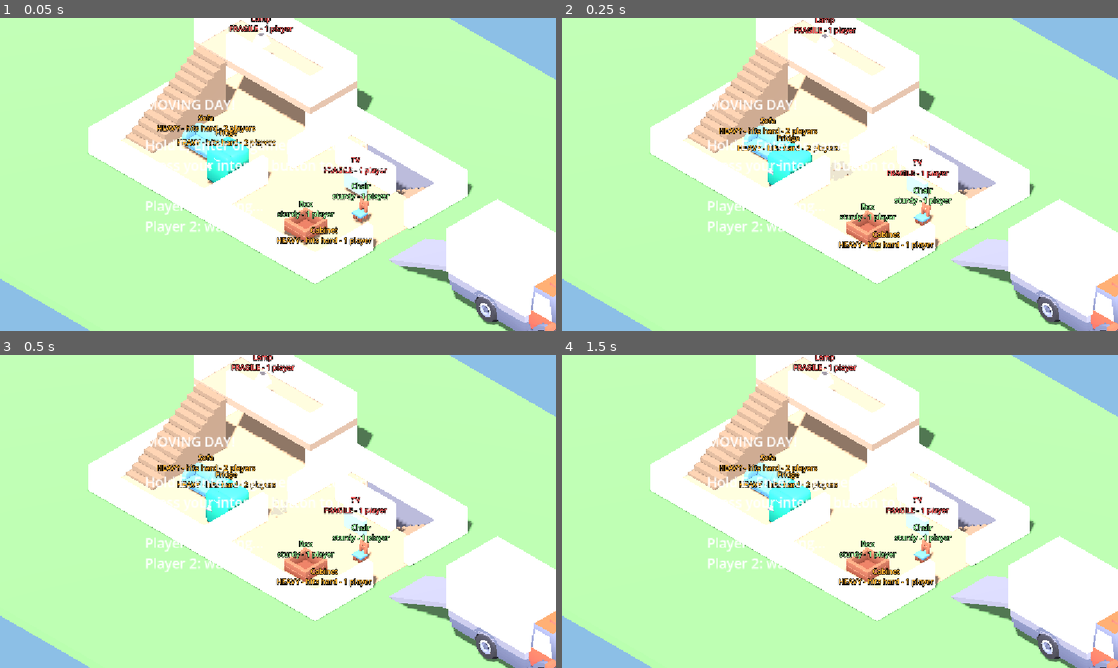
Above: before the commit, frames 1-4 (two rows, left to right).
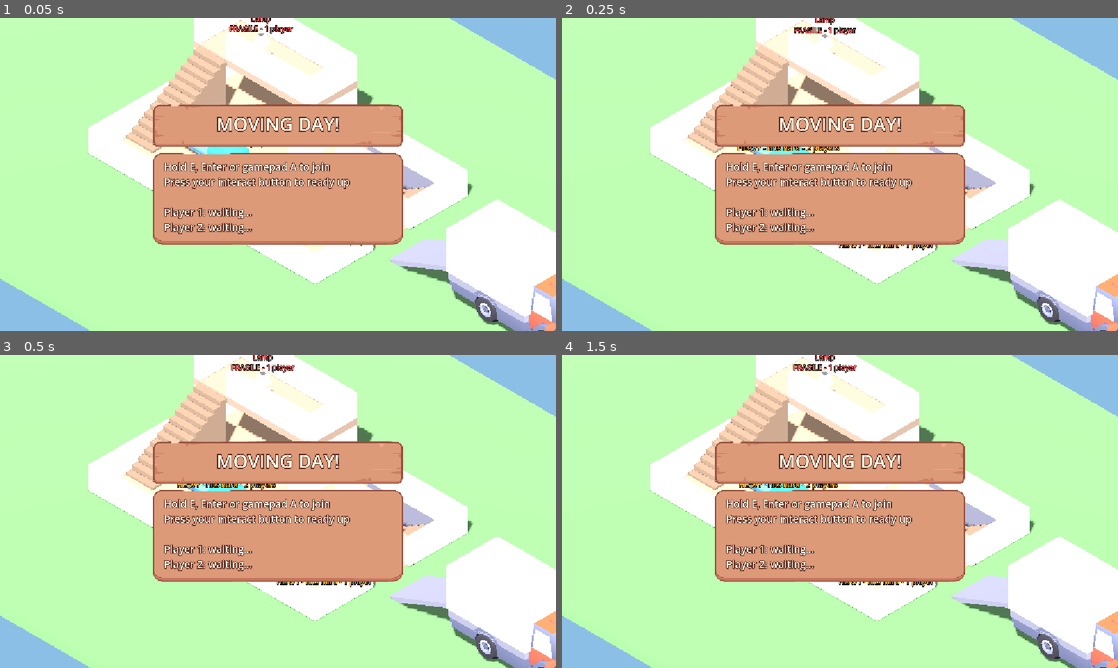
Above: after the commit, the same moments.

Repository: a-bagnall/MovingDay
Game: Godot game, scene res://scenes/levels/test_house.tscn
The game is run twice, just before and just after one commit, with the same random seed, the same clock (stepped at 60 frames per second) and the same inputs.
Inputs:
- Up to frame 1 (0.05 s): no input
- Up to frame 2 (0.25 s): no input
- Up to frame 3 (0.5 s): no input
- Up to frame 4 (1.5 s): tap Enter at 0.5 s; hold D 0.53-1.28 s; tap R at 0.6 s; tap Space at 1.25 s; hold S from 1.28 s (still down); tap E at 1.35 s

The runs differ from the first frame. In frame 1, 19% of the frame differs, in the area x 26-73%, y 26-73%; in frame 2, 19%; in frame 3, 19%; in frame 4, 19%.

Commit message:
feat(ui): add Cozy UI theme, job HUD, results screen and lobby reskin
UIKit builds a Theme from the assets/ui pack (panel, banner, note and
button styles) and a scaled screen-filling root. The job HUD shows
delivered/damage/time chips and a controls hint, the results screen shows
the existing pay breakdown, and the lobby uses the same theme. Scoring
maths is unchanged.

Diff:
--- a/scripts/contracts/contract_tracker.gd
+++ b/scripts/contracts/contract_tracker.gd
@@ -1,18 +1,24 @@
 extends CanvasLayer
 class_name ContractTracker
 ## Tracks the job: items required, delivered, damage cost and elapsed time.
-## Shows a live HUD, then a results panel once every item is in the truck and
-## all items are delivered.
+## Shows a live HUD, then a results screen once every item is in the truck.
 
 signal contract_finished(result: Dictionary)
+
+const BASE_PAY := 500.0
+const PAR_TIME := 120.0        ## Seconds under which a time bonus is earned.
+const TIME_BONUS_RATE := 2.0   ## Dollars per second under par.
 
 var zone: DeliveryZone
 var required: Array[Furniture] = []
 var elapsed := 0.0
 var finished := false
 
-var _hud: Label
-var _results: Label
+var _root: Control
+var _delivered_value: Label
+var _damage_value: Label
+var _time_value: Label
+var _results: Control
 
 
 func setup(delivery_zone: DeliveryZone, items: Array[Furniture]) -> void:
@@ -21,17 +27,57 @@
 	_build_ui()
 
 
+# --- HUD ------------------------------------------------------------------
+
 func _build_ui() -> void:
-	_hud = Label.new()
-	_hud.position = Vector2(16, 12)
-	_hud.add_theme_font_size_override("font_size", 22)
-	add_child(_hud)
-
-	_results = Label.new()
-	_results.position = Vector2(380, 180)
-	_results.add_theme_font_size_override("font_size", 28)
-	_results.visible = false
-	add_child(_results)
+	_root = UIKit.setup(self)
+
+	var margin := MarginContainer.new()
+	margin.set_anchors_preset(Control.PRESET_FULL_RECT)
+	margin.mouse_filter = Control.MOUSE_FILTER_IGNORE
+	for side in ["left", "top", "right", "bottom"]:
+		margin.add_theme_constant_override("margin_" + side, 40)
+	_root.add_child(margin)
+
+	var column := VBoxContainer.new()
+	column.mouse_filter = Control.MOUSE_FILTER_IGNORE
+	margin.add_child(column)
+
+	# Top: three stat chips, centred.
+	var bar := HBoxContainer.new()
+	bar.add_theme_constant_override("separation", 36)
+	bar.size_flags_horizontal = Control.SIZE_SHRINK_CENTER
+	column.add_child(bar)
+	_delivered_value = _add_chip(bar, "DELIVERED")
+	_damage_value = _add_chip(bar, "DAMAGE")
+	_time_value = _add_chip(bar, "TIME")
+
+	var spacer := Control.new()
+	spacer.size_flags_vertical = Control.SIZE_EXPAND_FILL
+	spacer.mouse_filter = Control.MOUSE_FILTER_IGNORE
+	column.add_child(spacer)
+
+	# Bottom-left: controls hint on a note.
+	var hint := PanelContainer.new()
+	hint.theme_type_variation = &"NotePanel"
+	hint.size_flags_horizontal = Control.SIZE_SHRINK_BEGIN
+	hint.add_child(UIKit.label("Interact: grab / drop", UIKit.FONT_SMALL,
+		HORIZONTAL_ALIGNMENT_LEFT, &"DarkLabel"))
+	column.add_child(hint)
+
+
+## Adds a captioned stat chip to `bar` and returns its value label.
+func _add_chip(bar: HBoxContainer, caption: String) -> Label:
+	var panel := PanelContainer.new()
+	panel.custom_minimum_size = Vector2(440, 0)
+	var box := VBoxContainer.new()
+	box.add_theme_constant_override("separation", -6)
+	panel.add_child(box)
+	box.add_child(UIKit.label(caption, UIKit.FONT_SMALL, HORIZONTAL_ALIGNMENT_CENTER))
+	var value := UIKit.label("", UIKit.FONT_BIG, HORIZONTAL_ALIGNMENT_CENTER)
+	box.add_child(value)
+	bar.add_child(panel)
+	return value
 
 
 func _process(delta: float) -> void:
@@ -41,9 +87,12 @@
 
 	var delivered := zone.delivered_items.size()
 	var damage := total_damage()
-	_hud.text = "Delivered: %d / %d    Damage: $%d    Time: %s\nInteract button: grab / drop" % [
-		delivered, required.size(), roundi(damage), _format_time(elapsed)
-	]
+	_delivered_value.text = "%d / %d" % [delivered, required.size()]
+	_damage_value.text = UIKit.money(damage)
+	_time_value.text = UIKit.format_time(elapsed)
+	# Damage text turns pink once it starts costing money.
+	_damage_value.add_theme_color_override("font_color",
+		Color("ffb3a3") if damage > 0.5 else UIKit.CREAM)
 
 	if delivered >= required.size() and required.size() > 0:
 		_finish()
@@ -57,33 +106,106 @@
 	return total
 
 
+# --- results --------------------------------------------------------------
+
 func _finish() -> void:
 	finished = true
 	var delivered := zone.delivered_items.size()
 	var damage := total_damage()
 	var completion := float(delivered) / float(maxi(required.size(), 1))
-	var base_pay := 500.0
-	var time_bonus := maxf(0.0, 120.0 - elapsed) * 2.0
-	var payment := maxf(0.0, base_pay * completion + time_bonus - damage)
+	var base := BASE_PAY * completion
+	var time_bonus := maxf(0.0, PAR_TIME - elapsed) * TIME_BONUS_RATE
+	var payment := maxf(0.0, base + time_bonus - damage)
 
 	var result := {
 		"completion": completion,
 		"damage": damage,
 		"time": elapsed,
+		"base_pay": base,
+		"time_bonus": time_bonus,
 		"payment": payment,
 	}
-	_results.text = "JOB COMPLETE\n\nItems delivered: %d / %d\nDamage: $%d\nTime: %s\nPayment: $%d\n\nPress R to restart" % [
-		delivered, required.size(), roundi(damage), _format_time(elapsed), roundi(payment)
-	]
-	_results.visible = true
+	_show_results(result, delivered)
 	contract_finished.emit(result)
+
+
+func _show_results(result: Dictionary, delivered: int) -> void:
+	_results = Control.new()
+	_results.set_anchors_preset(Control.PRESET_FULL_RECT)
+	_results.mouse_filter = Control.MOUSE_FILTER_IGNORE
+	_root.add_child(_results)
+
+	var dim := ColorRect.new()
+	dim.color = Color(0.1, 0.05, 0.03, 0.5)
+	dim.set_anchors_preset(Control.PRESET_FULL_RECT)
+	dim.mouse_filter = Control.MOUSE_FILTER_IGNORE
+	_results.add_child(dim)
+
+	var center := CenterContainer.new()
+	center.set_anchors_preset(Control.PRESET_FULL_RECT)
+	center.mouse_filter = Control.MOUSE_FILTER_IGNORE
+	_results.add_child(center)
+
+	var column := VBoxContainer.new()
+	column.add_theme_constant_override("separation", 28)
+	column.mouse_filter = Control.MOUSE_FILTER_IGNORE
+	center.add_child(column)
+
+	var banner := PanelContainer.new()
+	banner.theme_type_variation = &"BannerPanel"
+	banner.custom_minimum_size = Vector2(1300, 0)
+	banner.add_child(UIKit.label("JOB COMPLETE", UIKit.FONT_TITLE, HORIZONTAL_ALIGNMENT_CENTER))
+	column.add_child(banner)
+
+	var details := PanelContainer.new()
+	details.custom_minimum_size = Vector2(1300, 0)
+	var grid := GridContainer.new()
+	grid.columns = 2
+	grid.add_theme_constant_override("v_separation", 14)
+	details.add_child(grid)
+	column.add_child(details)
+
+	_add_row(grid, "Items delivered", "%d / %d" % [delivered, required.size()])
+	_add_row(grid, "Time", UIKit.format_time(result.time))
+	_add_row(grid, "Base pay", UIKit.money(result.base_pay))
+	_add_row(grid, "Time bonus", "+" + UIKit.money(result.time_bonus))
+	_add_row(grid, "Damage", "-" + UIKit.money(result.damage))
+	_add_row(grid, "PAYMENT", UIKit.money(result.payment), UIKit.FONT_BIG, UIKit.GOLD)
+
+	var prompt := PanelContainer.new()
+	prompt.theme_type_variation = &"ButtonPanel"
+	prompt.size_flags_horizontal = Control.SIZE_SHRINK_CENTER
+	prompt.add_child(UIKit.label("Press R to play again", UIKit.FONT_BODY, HORIZONTAL_ALIGNMENT_CENTER))
+	column.add_child(prompt)
+
+	_animate_in(column, dim)
+
+
+func _add_row(grid: GridContainer, left: String, right: String,
+		size: int = UIKit.FONT_BODY, right_color: Color = UIKit.CREAM) -> void:
+	var l := UIKit.label(left, size)
+	l.size_flags_horizontal = Control.SIZE_EXPAND_FILL
+	grid.add_child(l)
+	var r := UIKit.label(right, size, HORIZONTAL_ALIGNMENT_RIGHT)
+	r.add_theme_color_override("font_color", right_color)
+	grid.add_child(r)
+
+
+## Pop the results in with a bounce; waits a frame so the container has a size.
+func _animate_in(column: Control, dim: Control) -> void:
+	dim.modulate.a = 0.0
+	column.modulate.a = 0.0
+	await get_tree().process_frame
+	column.pivot_offset = column.size * 0.5
+	column.scale = Vector2(0.75, 0.75)
+	column.modulate.a = 1.0
+	var tween := create_tween().set_parallel()
+	tween.tween_property(dim, "modulate:a", 1.0, 0.25)
+	tween.tween_property(column, "scale", Vector2.ONE, 0.5) \
+		.set_trans(Tween.TRANS_BACK).set_ease(Tween.EASE_OUT)
 
 
 func _unhandled_input(event: InputEvent) -> void:
 	var key := event as InputEventKey
 	if finished and key and key.pressed and key.keycode == KEY_R:
 		get_tree().reload_current_scene()
-
-
-func _format_time(seconds: float) -> String:
-	return "%d:%02d" % [floori(seconds / 60.0), int(seconds) % 60]
--- a/scripts/ui/lobby.gd
+++ b/scripts/ui/lobby.gd
@@ -24,10 +24,28 @@
 		var source := InputSetup.source_of(player_id)
 		_was_pressed[source] = InputSetup.is_interact_pressed(source)
 
-	_label = Label.new()
-	_label.position = Vector2(300, 160)
-	_label.add_theme_font_size_override("font_size", 28)
-	add_child(_label)
+	var root := UIKit.setup(self)
+	var center := CenterContainer.new()
+	center.set_anchors_preset(Control.PRESET_FULL_RECT)
+	center.mouse_filter = Control.MOUSE_FILTER_IGNORE
+	root.add_child(center)
+
+	var column := VBoxContainer.new()
+	column.add_theme_constant_override("separation", 28)
+	column.mouse_filter = Control.MOUSE_FILTER_IGNORE
+	center.add_child(column)
+
+	var banner := PanelContainer.new()
+	banner.theme_type_variation = &"BannerPanel"
+	banner.custom_minimum_size = Vector2(1300, 0)
+	banner.add_child(UIKit.label("MOVING DAY!", UIKit.FONT_TITLE, HORIZONTAL_ALIGNMENT_CENTER))
+	column.add_child(banner)
+
+	var panel := PanelContainer.new()
+	panel.custom_minimum_size = Vector2(1300, 0)
+	_label = UIKit.label("", UIKit.FONT_BODY)
+	panel.add_child(_label)
+	column.add_child(panel)
 
 
 func _process(delta: float) -> void:
@@ -78,7 +96,7 @@
 
 
 func _update_text() -> void:
-	var lines := PackedStringArray(["MOVING DAY!", ""])
+	var lines := PackedStringArray()
 	if InputSetup.assigned_count() < InputSetup.MAX_PLAYERS:
 		lines.append("Hold E, Enter or gamepad A to join")
 	lines.append("Press your interact button to ready up")
--- /dev/null
+++ b/scripts/ui/ui_kit.gd
@@ -0,0 +1,126 @@
+extends RefCounted
+class_name UIKit
+## Shared UI theme and small helpers, built from the Cozy UI pack in assets/ui.
+##
+## The pack's art is large (buttons are ~160px tall), so every screen is authored
+## at 1/UI_SCALE size and its CanvasLayer is scaled down by UI_SCALE. Use
+## `UIKit.setup(layer)` to get a root Control that fills the screen in those units.
+##
+## Panel variations (set `theme_type_variation`):
+##   PanelContainer  default terracotta tile (HUD chips, result rows)
+##   BannerPanel     wide wooden banner (titles)
+##   NotePanel       cream note with punched holes (hints; pair with DarkLabel)
+##   ButtonPanel     wooden button (key prompts)
+
+const PACK := "res://assets/ui/DEMO_Cozy_UI_Pack_doboui/"
+const UI_SCALE := 0.4
+
+const CREAM := Color("fffbe8")
+const BROWN := Color("9a5444")
+const BROWN_DARK := Color("5e2f25")
+const NOTE_TEXT := Color("7a4034")
+const GOLD := Color("ffe58a")
+
+const FONT_SMALL := 40
+const FONT_BODY := 52
+const FONT_BIG := 76
+const FONT_TITLE := 96
+
+static var _theme: Theme
+
+
+## Scales the layer down and adds a screen-filling, themed root to author into.
+static func setup(layer: CanvasLayer) -> Control:
+	layer.scale = Vector2.ONE * UI_SCALE
+	var root := UIRoot.new()
+	root.name = "UIRoot"
+	layer.add_child(root)
+	return root
+
+
+static func label(text: String, size: int = FONT_BODY,
+		align: HorizontalAlignment = HORIZONTAL_ALIGNMENT_LEFT,
+		variation: StringName = &"") -> Label:
+	var l := Label.new()
+	l.text = text
+	l.add_theme_font_size_override("font_size", size)
+	l.horizontal_alignment = align
+	if variation != &"":
+		l.theme_type_variation = variation
+	return l
+
+
+static func money(amount: float) -> String:
+	return "$%d" % roundi(amount)
+
+
+static func format_time(seconds: float) -> String:
+	return "%d:%02d" % [floori(seconds / 60.0), int(seconds) % 60]
+
+
+static func theme() -> Theme:
+	if _theme:
+		return _theme
+	var t := Theme.new()
+	t.default_font_size = FONT_BODY
+
+	# Text: cream with a dark brown outline reads on every panel colour.
+	t.set_color("font_color", "Label", CREAM)
+	t.set_color("font_outline_color", "Label", BROWN_DARK)
+	t.set_constant("outline_size", "Label", 16)
+	t.set_font_size("font_size", "Label", FONT_BODY)
+	t.set_constant("line_spacing", "Label", 6)
+
+	t.add_type("DarkLabel")
+	t.set_type_variation("DarkLabel", "Label")
+	t.set_color("font_color", "DarkLabel", NOTE_TEXT)
+	t.set_constant("outline_size", "DarkLabel", 0)
+
+	# Panels
+	t.set_stylebox("panel", "PanelContainer",
+		_box("Containers/Containers/Container1.png", Vector4(60, 55, 60, 70), Vector4(60, 36, 60, 56)))
+	_variation(t, "BannerPanel", "PanelContainer",
+		_box("Containers/Containers/WoodenContainer1.png", Vector4(80, 60, 80, 70), Vector4(90, 36, 90, 56)))
+	_variation(t, "NotePanel", "PanelContainer",
+		_box("Containers/Containers/NoteContainerSimple.png", Vector4(110, 40, 50, 40), Vector4(140, 28, 60, 28)))
+	_variation(t, "ButtonPanel", "PanelContainer",
+		_box("Buttons/Square/SquareButton2_wood.png", Vector4(70, 60, 70, 75), Vector4(80, 26, 80, 46)))
+
+	# Buttons (not used by the couch-co-op screens yet, ready for menus).
+	var button_margins := Vector4(70, 60, 70, 75)
+	var button_pad := Vector4(80, 26, 80, 46)
+	t.set_stylebox("normal", "Button", _box("Buttons/Square/SquareButton2_wood.png", button_margins, button_pad))
+	t.set_stylebox("hover", "Button", _box("Buttons/Square/SquareButton2_white.png", button_margins, button_pad))
+	t.set_stylebox("pressed", "Button", _box("Buttons/Square/SquareButton2_red.png", button_margins, button_pad))
+	t.set_stylebox("focus", "Button", StyleBoxEmpty.new())
+	t.set_color("font_color", "Button", CREAM)
+	t.set_color("font_hover_color", "Button", BROWN_DARK)
+	t.set_color("font_pressed_color", "Button", CREAM)
+	t.set_color("font_outline_color", "Button", BROWN_DARK)
+	t.set_constant("outline_size", "Button", 12)
+	t.set_font_size("font_size", "Button", FONT_BODY)
+
+	_theme = t
+	return t
+
+
+static func _variation(t: Theme, variation: StringName, base: StringName, style: StyleBox) -> void:
+	t.add_type(variation)
+	t.set_type_variation(variation, base)
+	t.set_stylebox("panel", variation, style)
+
+
+## margins = nine-patch corners in texture pixels (left, top, right, bottom);
+## pad = space between the panel edge and its content, same order.
+static func _box(file: String, margins: Vector4, pad: Vector4) -> StyleBoxTexture:
+	var sb := StyleBoxTexture.new()
+	sb.texture = load(PACK + file)
+	sb.texture_margin_left = margins.x
+	sb.texture_margin_top = margins.y
+	sb.texture_margin_right = margins.z
+	sb.texture_margin_bottom = margins.w
+	sb.content_margin_left = pad.x
+	sb.content_margin_top = pad.y
+	sb.content_margin_right = pad.z
+	sb.content_margin_bottom = pad.w
+	return sb
--- /dev/null
+++ b/scripts/ui/ui_root.gd
@@ -0,0 +1,16 @@
+extends Control
+class_name UIRoot
+## Screen-filling, themed root for a UI CanvasLayer that UIKit.setup() has scaled
+## down by UIKit.UI_SCALE. Keeps its size equal to the window in the layer's
+## (scaled-up) units, so anchors and containers behave as if it were normal UI.
+
+
+func _ready() -> void:
+	mouse_filter = Control.MOUSE_FILTER_IGNORE
+	theme = UIKit.theme()
+	get_viewport().size_changed.connect(_fit)
+	_fit()
+
+
+func _fit() -> void:
+	size = get_viewport().get_visible_rect().size / UIKit.UI_SCALE
